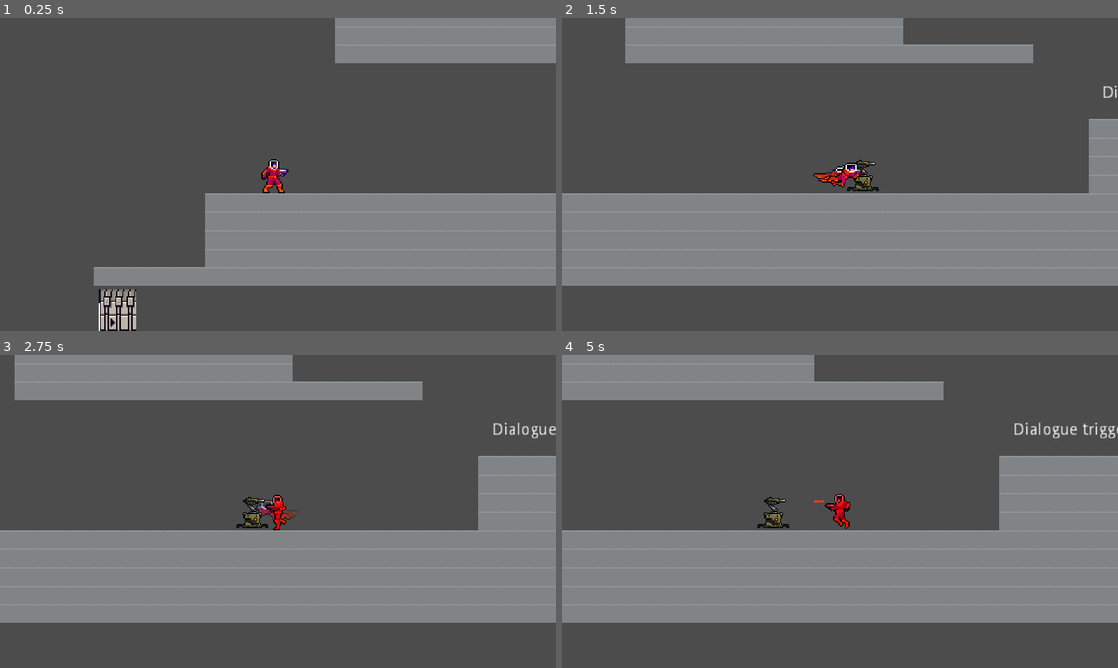
Above: before the commit, frames 1-4 (two rows, left to right).
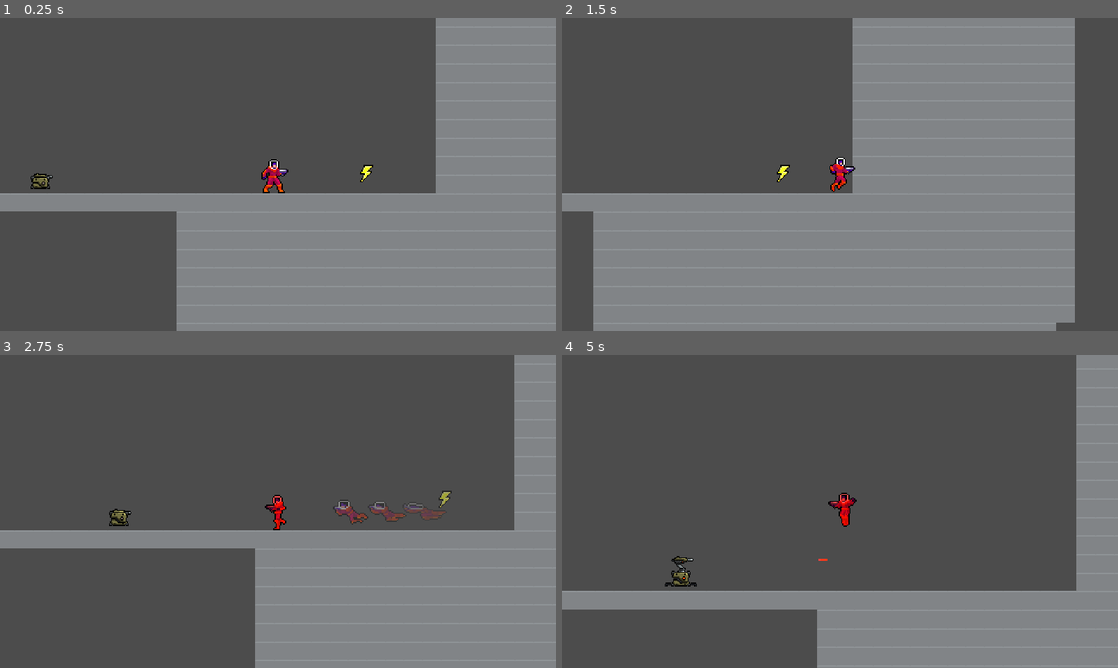
Above: after the commit, the same moments.

Repository: JuroUhlar/red_cascade
Game: Godot game, scene res://scenes/Level.tscn
Same seed, same stepped clock (60 frames per second), same inputs: the game is played once before the commit and once after it.
Inputs:
- Up to frame 1 (0.25 s): no input
- Up to frame 2 (1.5 s): tap Enter at 0.5 s; hold D (move_right) from 0.53 s (still down); tap X (dash) at 0.6, 1.35 s; tap Space (jump) at 0.77 s
- Up to frame 3 (2.75 s): tap Space (jump) at 1.52 s; release D (move_right) at 2.03 s; hold A (move_left) from 2.03 s (still down); tap V (interact) at 2.1 s; tap X (dash) at 2.3 s
- Up to frame 4 (5 s): release A (move_left) at 2.78 s; hold D (move_right) 2.78-4.28 s; tap Z (shoot) at 2.85 s; tap Space (jump) at 3.02, 3.77, 4.52 s; tap X (dash) at 3.05, 3.6, 4.35 s; hold A (move_left) from 4.28 s (still down)

The runs differ from the first frame. In frame 1, 27% of the frame differs, in the area x 0-100%, y 0-100%; in frame 2, 43%; in frame 3, 32%; in frame 4, 42%.

Commit message:
Dash upgrade works

Diff:
--- a/Turret.gd
+++ b/Turret.gd
@@ -14,11 +14,7 @@
 func _physics_process(delta):
 	if ($RayCast_left.is_colliding() or $RayCast_right.is_colliding()):
 		if !deployed:
-			$Sprite.play("deploy")
-			yield($Sprite, "animation_finished")
-			$RayCast_left.cast_to = Vector2(-sensor_range, 0)
-			$RayCast_right.cast_to = Vector2(sensor_range, 0)
-			deployed = true
+			deploy()
 
 		if deployed and !dead:
 			if $RayCast_left.is_colliding():
@@ -35,7 +31,6 @@
 			if $gun_timer.time_left <= 0:
 				shoot()
 
-
 	if dead: $Sprite.play("die")
 	elif deployed: $Sprite.play("deploy")
 
@@ -49,8 +44,16 @@
 	get_parent().add_child(projectile)
 	projectile.position = $muzzle_position.global_position
 
+func deploy():
+	$Sprite.play("deploy")
+	yield($Sprite, "animation_finished")
+	$RayCast_left.cast_to = Vector2(-sensor_range, 0)
+	$RayCast_right.cast_to = Vector2(sensor_range, 0)
+	deployed = true
+
 func take_damage(damage):
 	hp -= damage
+	if !deployed: deploy()
 	if hp <= 0:
 		die()
 
@@ -58,3 +61,6 @@
 	$CollisionShape2D.scale = Vector2.ZERO
 	$CollisionShape2D.disabled = true
 	dead = true
+	$Sprite.play("die")
+	yield($Sprite, "animation_finished")
+	queue_free()
--- a/scenes/Dash_upgrade.tscn
+++ b/scenes/Dash_upgrade.tscn
@@ -1,20 +1,53 @@
-[gd_scene load_steps=3 format=2]
+[gd_scene load_steps=5 format=2]
 
-[ext_resource path="res://assets/Upgrades/lightning.png" type="Texture" id=1]
+[ext_resource path="res://scripts/Dash_upgrade.gd" type="Script" id=1]
+[ext_resource path="res://assets/Upgrades/lightning.png" type="Texture" id=2]
 
 [sub_resource type="RectangleShape2D" id=1]
 extents = Vector2( 5.50983, 6.53874 )
 
+[sub_resource type="Animation" id=2]
+resource_name = "picked_up"
+tracks/0/type = "value"
+tracks/0/path = NodePath("Sprite:modulate")
+tracks/0/interp = 1
+tracks/0/loop_wrap = true
+tracks/0/imported = false
+tracks/0/enabled = true
+tracks/0/keys = {
+"times": PoolRealArray( 0, 1 ),
+"transitions": PoolRealArray( 1, 1 ),
+"update": 0,
+"values": [ Color( 1, 1, 1, 1 ), Color( 1, 1, 1, 0 ) ]
+}
+tracks/1/type = "value"
+tracks/1/path = NodePath("Sprite:position")
+tracks/1/interp = 1
+tracks/1/loop_wrap = true
+tracks/1/imported = false
+tracks/1/enabled = true
+tracks/1/keys = {
+"times": PoolRealArray( 0, 1 ),
+"transitions": PoolRealArray( 1, 1 ),
+"update": 0,
+"values": [ Vector2( 0, 0 ), Vector2( 0, -20 ) ]
+}
+
 [node name="Dash_upgrade" type="Area2D"]
+script = ExtResource( 1 )
+__meta__ = {
+"_edit_group_": true
+}
 
 [node name="Sprite" type="Sprite" parent="."]
 scale = Vector2( 0.1, 0.1 )
-texture = ExtResource( 1 )
+texture = ExtResource( 2 )
 
 [node name="CollisionShape2D" type="CollisionShape2D" parent="."]
 shape = SubResource( 1 )
 
 [node name="Label" type="Label" parent="."]
+visible = false
 margin_left = -25.2099
 margin_top = -20.0769
 margin_right = 87.7901
@@ -23,3 +56,7 @@
 text = "Dash upgrade placeholder"
 align = 1
 autowrap = true
+
+[node name="AnimationPlayer" type="AnimationPlayer" parent="."]
+anims/picked_up = SubResource( 2 )
+[connection signal="body_entered" from="." to="." method="_on_Dash_upgrade_body_entered"]
--- a/scenes/Level.tscn
+++ b/scenes/Level.tscn
@@ -76,7 +76,8 @@
 secondary_dialogue_path = NodePath("../CanvasLayer/Dialogue_friend_secondary")
 
 [node name="Player" parent="." instance=ExtResource( 3 )]
-position = Vector2( 3582.81, -113.894 )
+position = Vector2( 4247.63, -545.441 )
+dash_enabled = false
 
 [node name="Turrets" type="Node" parent="."]
 
--- /dev/null
+++ b/scripts/Dash_upgrade.gd
@@ -0,0 +1,10 @@
+extends Area2D
+
+
+
+func _on_Dash_upgrade_body_entered(body):
+	if(body.is_in_group("player")):
+		body.get_dash()
+		$AnimationPlayer.play("picked_up")
+		yield($AnimationPlayer, "animation_finished")
+		queue_free()
--- a/scripts/Player.gd
+++ b/scripts/Player.gd
@@ -10,6 +10,7 @@
 export var dash_cooldown_modulation_color = Color(1,1,1,1)
 export (PackedScene) var player_bullet
 export var hp = 30
+export var dash_enabled = true
 
 var can_jump = true
 var grounded_last_frame
@@ -52,7 +53,7 @@
 		else:
 			running = false
 
-		if Input.is_action_just_pressed("dash") and $dash_cooldown.time_left <= 0:
+		if dash_enabled and Input.is_action_just_pressed("dash") and $dash_cooldown.time_left <= 0:
 			dashing = true
 			dashing_direction = get_dash_direction()
 			dashing_velocity = calculate_dash_velocity(dashing_direction, speed, dash_speed_multiplier, dash_jump_multiplier)
@@ -186,3 +187,6 @@
 
 func _on_death_timer_timeout():
 	get_tree().reload_current_scene()
+
+func get_dash():
+	dash_enabled = true
Not shown: 4 places in scenes/Turret.tscn that only renumber resources
